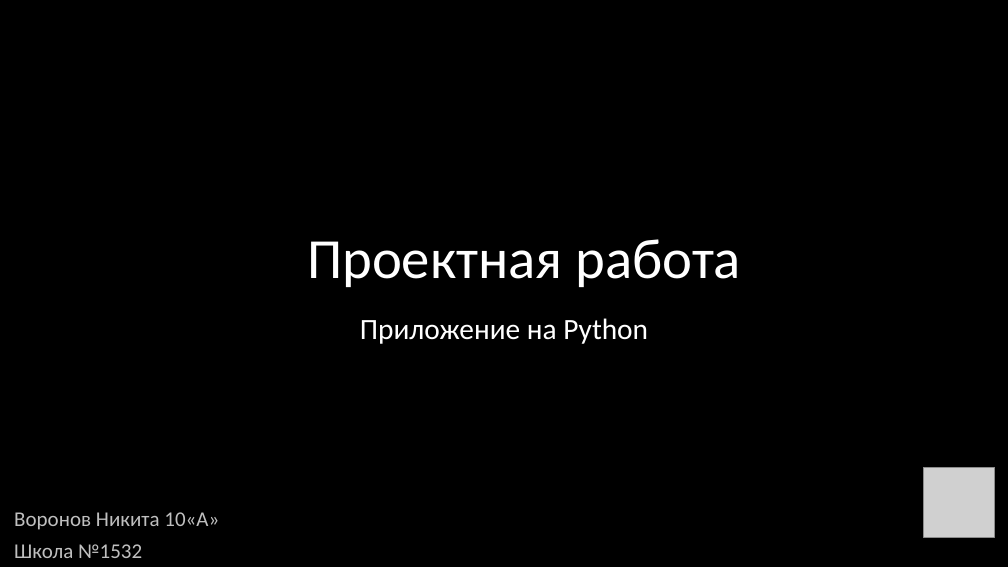
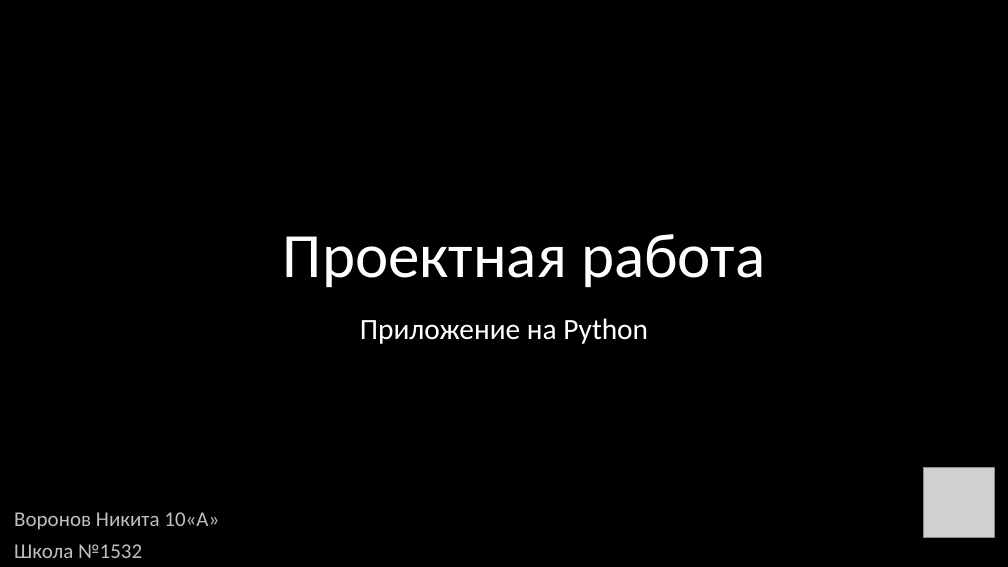
Before and after one commit to voronov-nikita/DoubleScreen, a slide deck: slide 1 of individualProject.pptx. Drawn at 1008x567 pixels with LibreOffice and Linux fonts; fonts in the diff are those of the drawing; grey boxes stand for pictures; background and template pictures are left out. Boxes give left, top, right and bottom in pixels: in the first picture for what was removed or moved away, otherwise in the second. Text is boxed around its words. In the diff, an @@ line names an element or a change of style, - is before the commit and + after.

```diff
--- a/individualProject.pptx
+++ b/individualProject.pptx
@@ title "Проектная работа" at [283, 234, 765, 287]: size 54 to 60 pt @@
```
Also in this commit, not shown: 1 other slide changed, 1 slide added, 1 slide removed, 2 other files.
